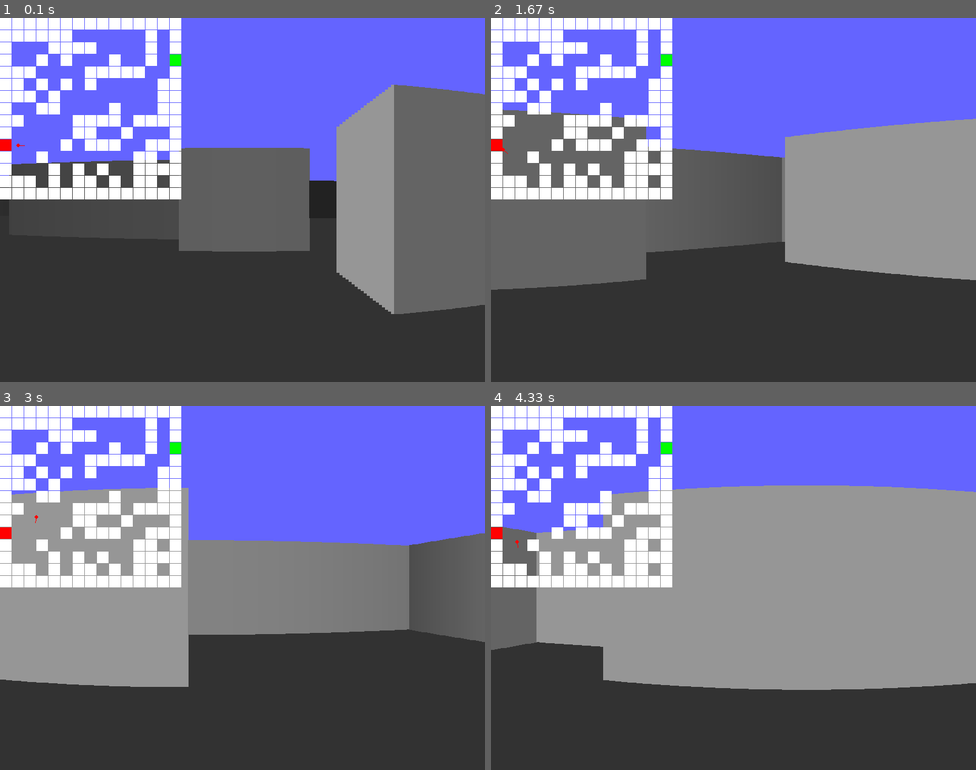
Above: before the commit, frames 1-4 (two rows, left to right).
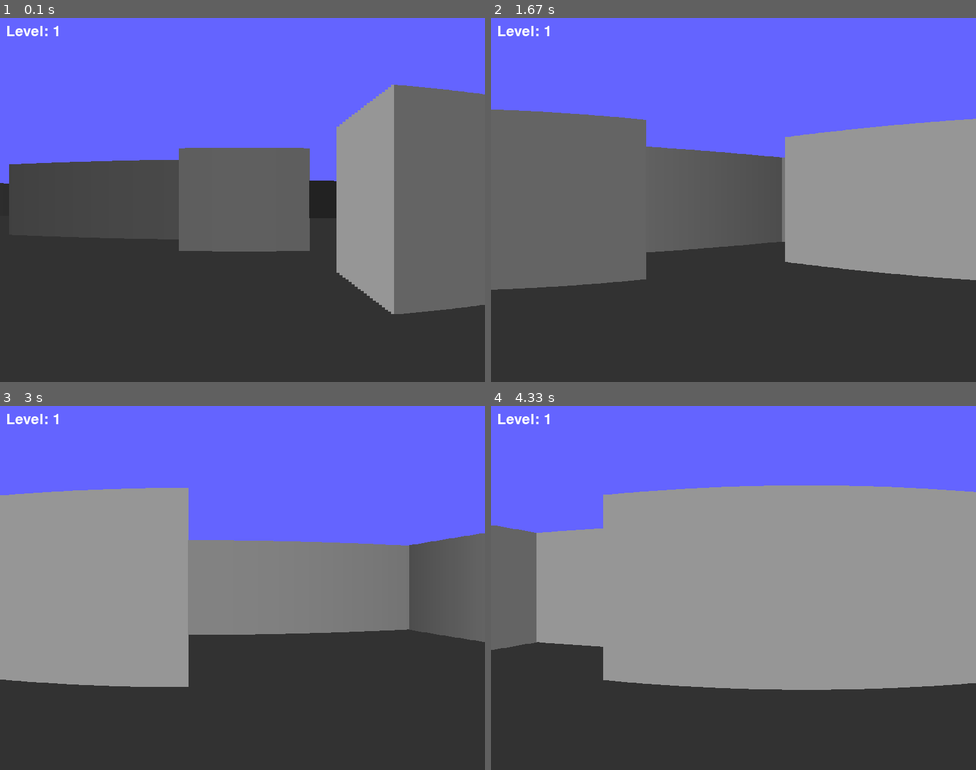
Above: after the commit, the same moments.

Repository: Parker-Shelton/pygames
Game: pygame game, started from fps_3d_world.py
Two runs of this game, one before a commit and one after it. Both use one fixed random seed, a clock stepped at 60 frames per second and the inputs below.
Inputs (mouse positions are in pixels of both pictures, inside the frame that each line leads up to):
- Up to frame 1 (0.1 s): no input
- Up to frame 2 (1.67 s): hold D 0.33-0.8 s; move the mouse to (714, 214) at 0.37 s; hold W 0.83-1.13 s; move the mouse to (888, 189) at 0.87 s; hold D 1.17-1.63 s; move the mouse to (617, 203) at 1.2 s
- Up to frame 3 (3 s): hold A 1.67-2.2 s; move the mouse to (92, 533) at 1.7 s; hold S 2.23-2.53 s; move the mouse to (315, 460) at 2.27 s; hold A 2.57-2.97 s; move the mouse to (300, 620) at 2.6 s
- Up to frame 4 (4.33 s): hold W 3-3.37 s; move the mouse to (743, 464) at 3.03 s; hold D 3.4-4.03 s; move the mouse to (558, 577) at 3.43 s; hold S from 4.07 s (still down); move the mouse to (738, 624) at 4.1 s

The runs differ from the first frame. In frame 1, 9.3% of the frame differs, in the area x 0-38%, y 0-50%; in frame 2, 9.3%; in frame 3, 9.3%; in frame 4, 9.3%.

Commit message:
added next level generating

Diff:
--- a/fps_3d_world.py
+++ b/fps_3d_world.py
@@ -125,6 +125,13 @@
 
 class Player:
     def __init__(self):
+        self.reset_position()
+
+        # Lock and hide the mouse cursor
+        pygame.mouse.set_visible(False)
+        pygame.event.set_grab(True)
+
+    def reset_position(self):
         # Find start cube position
         start_pos = None
         for y in range(MAP_SIZE):
@@ -146,10 +153,6 @@
         self.y = start_pos[1] + 0.5  # Center in the tile
         self.angle = 0.0  # Starting angle
         self.height = WINDOW_HEIGHT / 2
-
-        # Lock and hide the mouse cursor
-        pygame.mouse.set_visible(False)
-        pygame.event.set_grab(True)
 
     def handle_mouse(self):
         # Get mouse movement
@@ -183,6 +186,31 @@
             self.x = new_x
             self.y = new_y
 
+    def check_end_cube(self):
+        # Check if player is close to end cube
+        player_tile_x = int(self.x)
+        player_tile_y = int(self.y)
+
+        # Calculate exact distance to player center
+        player_center_x = self.x
+        player_center_y = self.y
+
+        # Check immediate adjacent tiles only (not diagonals)
+        for dx, dy in [(0, 1), (1, 0), (0, -1), (-1, 0)]:
+            check_x = player_tile_x + dx
+            check_y = player_tile_y + dy
+            if (0 <= check_x < MAP_SIZE and 0 <= check_y < MAP_SIZE and
+                WORLD_MAP[check_y][check_x] == WALL_END):
+                # Calculate distance to the end cube center
+                cube_center_x = check_x + 0.5
+                cube_center_y = check_y + 0.5
+                distance = math.sqrt((player_center_x - cube_center_x)**2 +
+                                  (player_center_y - cube_center_y)**2)
+                # Player must be within 1.2 units of the cube center
+                if distance < 1.2:
+                    return True
+        return False
+
 def cast_ray(player, angle):
     # Ray casting algorithm using DDA (Digital Differential Analysis)
     ray_dir_x = math.cos(angle)
@@ -301,8 +329,31 @@
     end_y = player_y + math.sin(player.angle) * 10
     pygame.draw.line(surface, RED, (player_x, player_y), (end_x, end_y), 1)
 
+def draw_loading_screen(surface, level):
+    surface.fill(BLACK)
+
+    # Draw loading text
+    font = pygame.font.Font(None, 74)
+    text = font.render(f"Level {level} Complete!", True, WHITE)
+    text_rect = text.get_rect(center=(WINDOW_WIDTH/2, WINDOW_HEIGHT/2 - 50))
+    surface.blit(text, text_rect)
+
+    # Draw loading animation
+    loading_text = "Loading next level..."
+    loading_font = pygame.font.Font(None, 36)
+    dots = "." * ((pygame.time.get_ticks() // 500) % 4)  # Animated dots
+    loading = loading_font.render(loading_text + dots, True, WHITE)
+    loading_rect = loading.get_rect(center=(WINDOW_WIDTH/2, WINDOW_HEIGHT/2 + 50))
+    surface.blit(loading, loading_rect)
+
+    pygame.display.flip()
+
 def main():
+    global WORLD_MAP  # Make WORLD_MAP global so we can modify it
     player = Player()
+    level = 1
+    loading_start_time = 0
+    is_loading = False
 
     while True:
         for event in pygame.event.get():
@@ -314,19 +365,41 @@
                     pygame.quit()
                     sys.exit()
 
+        current_time = pygame.time.get_ticks()
+
+        if is_loading:
+            # Show loading screen for 2 seconds
+            if current_time - loading_start_time >= 2000:
+                # Generate new map and reset player
+                WORLD_MAP = generate_random_map()
+                player.reset_position()
+                is_loading = False
+                level += 1
+            else:
+                draw_loading_screen(screen, level)
+                continue
+
         # Handle input
         keys = pygame.key.get_pressed()
         player.handle_mouse()
         player.handle_movement(keys)
 
-        # Clear screen
-        screen.fill(BLACK)
-
-        # Render 3D view
+        # Check if player reached end cube
+        if player.check_end_cube():
+            is_loading = True
+            loading_start_time = current_time
+            continue
+
+        # Draw world
         render_world(screen, player)
 
-        # Draw minimap
-        draw_minimap(screen, player)
+        # Draw minimap (commented out but kept for future use)
+        # draw_minimap(screen, player)
+
+        # Draw level counter
+        font = pygame.font.Font(None, 36)
+        level_text = font.render(f"Level: {level}", True, WHITE)
+        screen.blit(level_text, (10, 10))
 
         pygame.display.flip()
         clock.tick(60)
